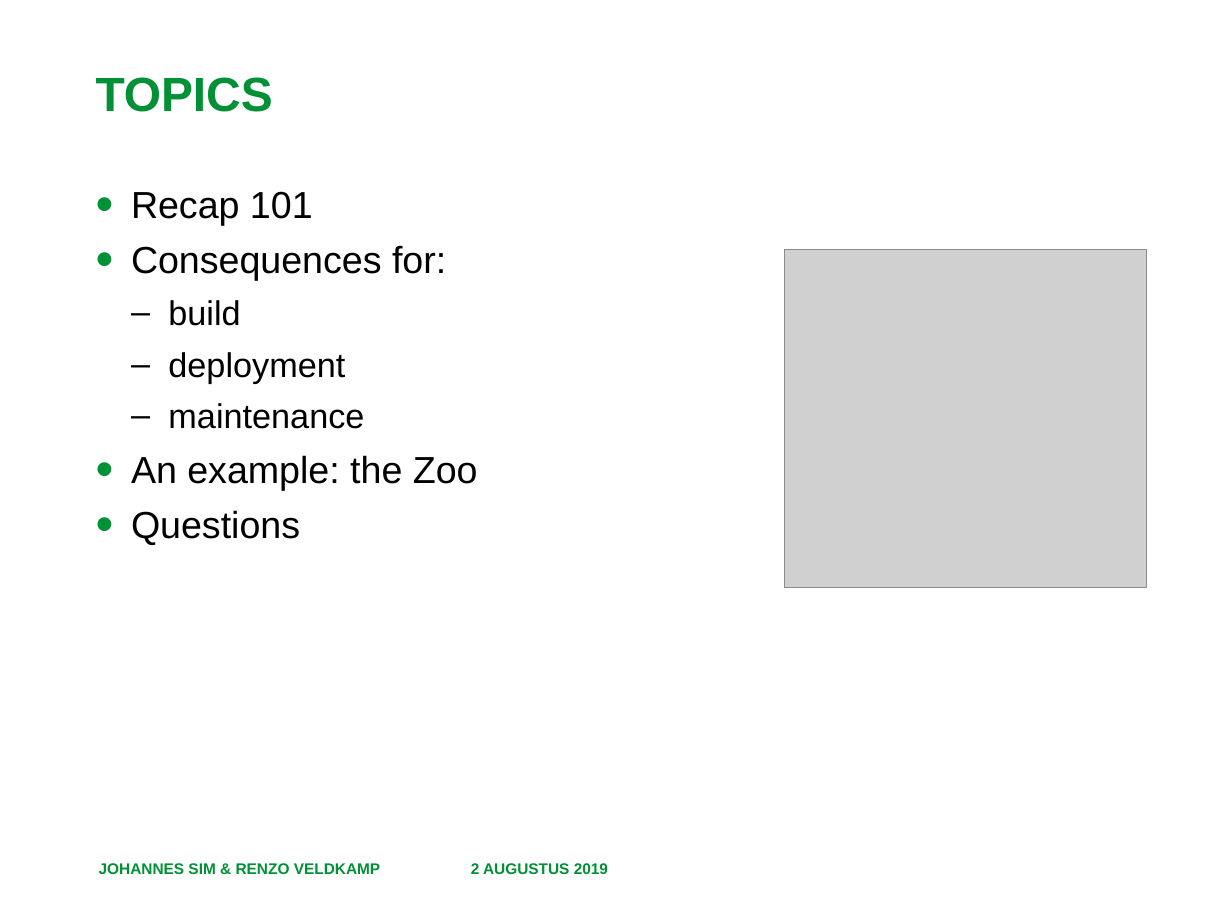
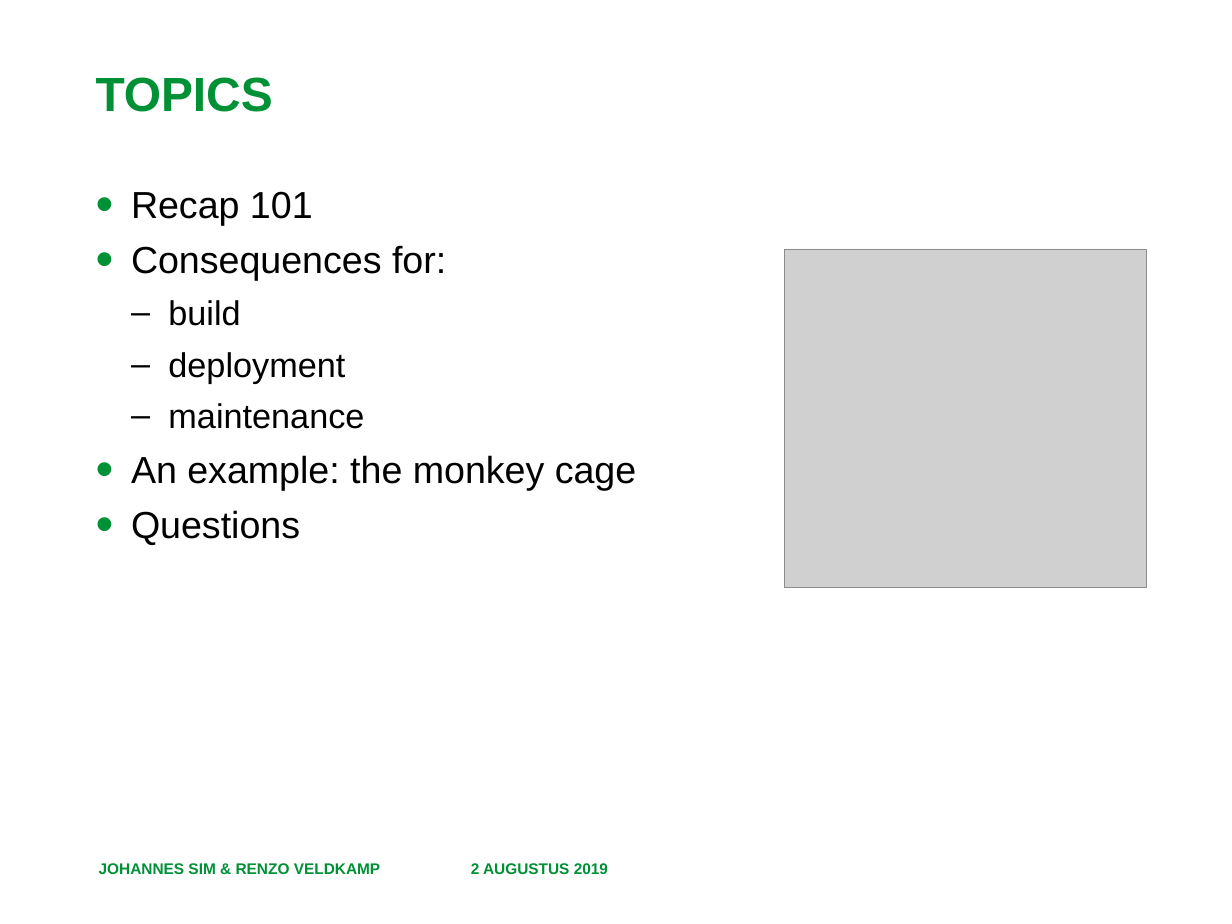
Before and after one commit to RenzoVeldkamp/MicroContainer, a slide deck: slide 2 of Presentatie/Microservices 102 20190802.pptx. Drawn at 1232x924 pixels with LibreOffice and Linux fonts; fonts in the diff are those of the drawing; grey boxes stand for pictures; background and template pictures are left out. Boxes give left, top, right and bottom in pixels: in the first picture for what was removed or moved away, otherwise in the second. Text is boxed around its words. In the diff, an @@ line names an element or a change of style, - is before the commit and + after.

```diff
--- a/Presentatie/Microservices 102 20190802.pptx
+++ b/Presentatie/Microservices 102 20190802.pptx
@@ text at (131,455,636,490): text changed @@
-• An example: the Zoo
+• An example: the monkey cage
```
Also in this commit, not shown: 2 other slides changed, 6 other files.
